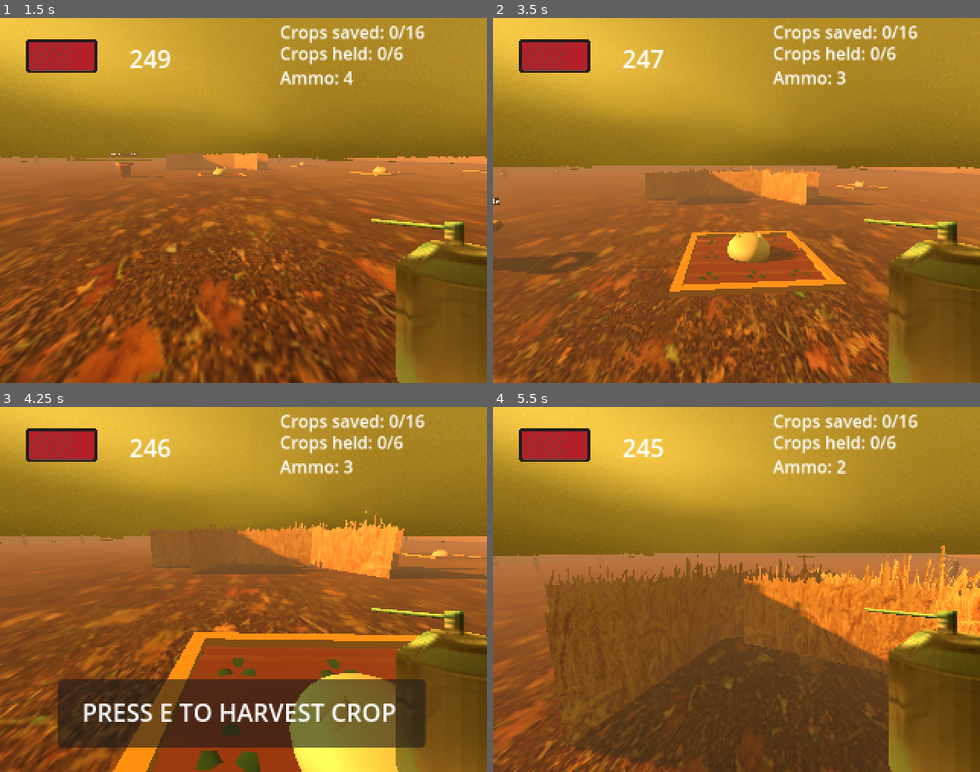
Above: before the commit, frames 1-4 (two rows, left to right).
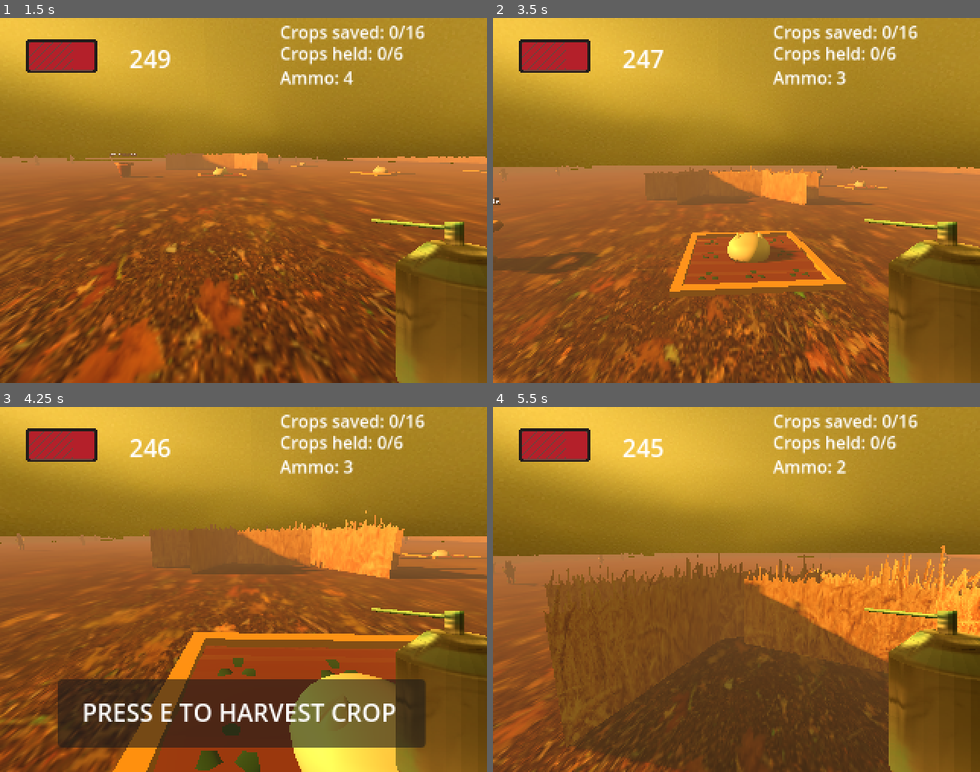
Above: after the commit, the same moments.

Repository: EliasVincent/ld52-game
Game: Godot game, scene res://ui/main_menu.tscn
The game is run twice, just before and just after one commit, with the same random seed, the same clock (stepped at 60 frames per second) and the same inputs.
Inputs (mouse positions are in pixels of both pictures, inside the frame that each line leads up to):
- Up to frame 1 (1.5 s): click "PLAY" at 0.5 s; move the mouse to (267, 200) at 1.27 s; hold W (move_up) from 1.28 s (still down); tap E (action) at 1.35 s
- Up to frame 2 (3.5 s): keep holding W (move_up); move the mouse to (712, 200) at 2.02 s; click (712, 200) at 2.1 s; move the mouse to (746, 193) at 2.77 s; tap Space (space) at 2.85 s
- Up to frame 3 (4.25 s): keep holding W (move_up); move the mouse to (238, 596) at 3.52 s; tap E (action) at 3.6 s
- Up to frame 4 (5.5 s): keep holding W (move_up); tap E (action) at 4.25 s; move the mouse to (775, 593) at 4.27 s; click (775, 593) at 4.35 s; move the mouse to (697, 585) at 5.02 s; tap Space (space) at 5.1 s

Frame 1 is identical in both runs. In frame 2, less than 0.1% of the frame differs, in the area x 1-71%, y 41-47%; in frame 3, less than 0.1%; in frame 4, 0.2%, in the area x 1-97%, y 41-50%.
Error before the commit: Invalid call. Nonexistent function 'set_target_location' in base 'NavigationAgent3D'. (res://actors/enemy.gd:87)

Commit message:
beta16 fix rename location to position

Diff:
--- a/actors/enemy.gd
+++ b/actors/enemy.gd
@@ -77,22 +77,14 @@
 	if playerInAreaAndLOS:
 		set_state_chase()
 func process_state_chase(delta):
-	# removing this seems to have
-	# fixed the infinite attack issue
 
-	#if isInArea and can_attack:
-	#	if playerBody != null:
-	#		set_state_attack()
+	nav.target_position = player.position
+	var target = nav.get_final_position()
 
-	nav.set_target_location(player.position) # das stimmt
-	var target = nav.get_final_location()
-	#var v = (target - player.global_position).normalized()
-	#nav.set_velocity(v)
 	var goal_pos = target
 	var dir = goal_pos - global_transform.origin
-	#dir.y = 0
+
 	velocity = dir * delta * MOVE_SPEED
-
 
 	var angle = atan2(dir.x, dir.z)
 	var angle_diff = angle - rotation.y
@@ -101,7 +93,7 @@
 	if angle_diff < -PI:
 		angle_diff += 2*PI
 	rotation.y += angle_diff * delta * ROTATION_SPEED
-	#self.global_position = target
+
 	move_and_slide()
 func process_state_chase_old(delta):
 	# set attack
